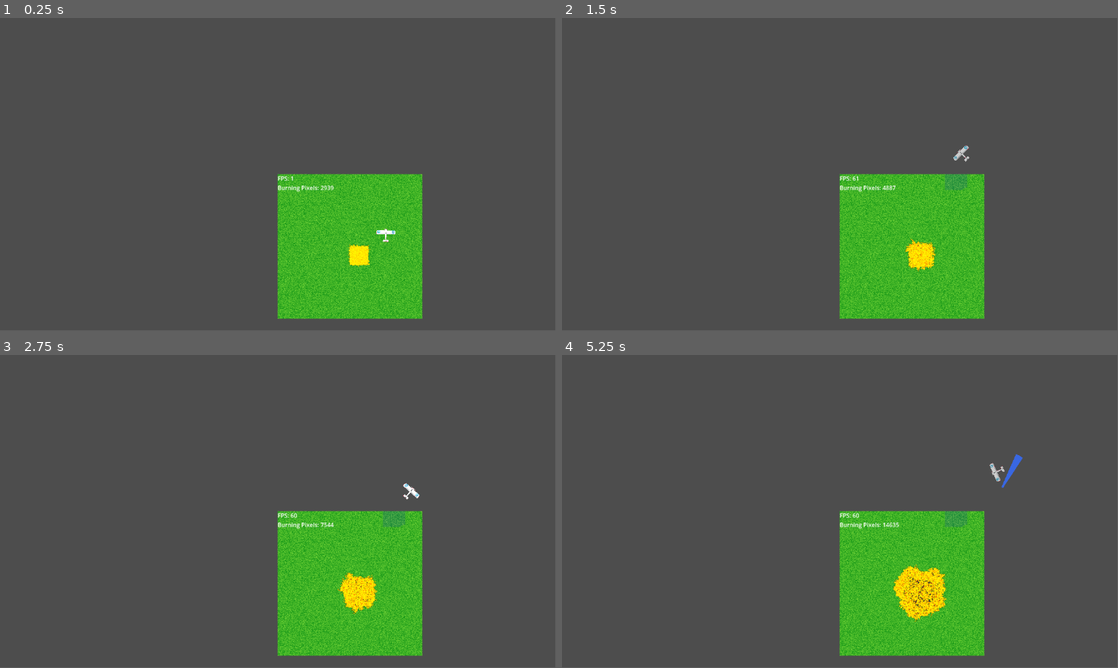
Above: before the commit, frames 1-4 (two rows, left to right).
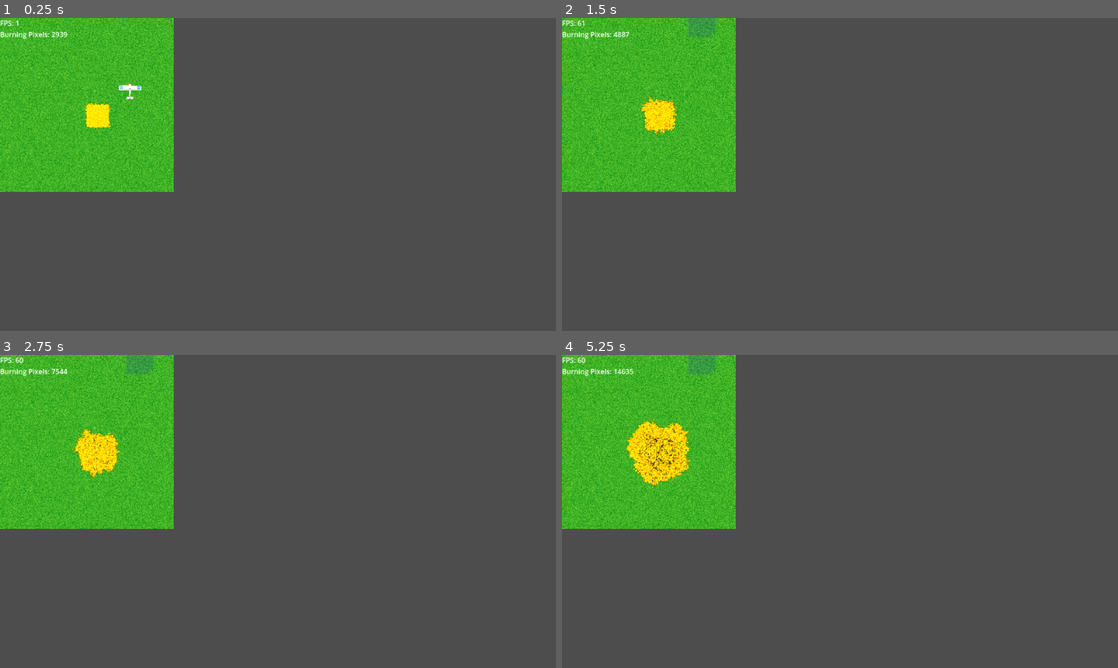
Above: after the commit, the same moments.

Repository: Levartar/2025-Brackeys-Game-Jam
Game: Godot game, scene res://scenes/game.tscn
Same seed, same stepped clock (60 frames per second), same inputs: the game is played once before the commit and once after it.
Inputs:
- Up to frame 1 (0.25 s): no input
- Up to frame 2 (1.5 s): hold D (right) 0.53-1.28 s; tap Space (deploy) at 0.6, 1.35 s; hold A (left) from 1.28 s (still down)
- Up to frame 3 (2.75 s): release A (left) at 2.03 s; hold D (right) from 2.03 s (still down); tap Space (deploy) at 2.1 s
- Up to frame 4 (5.25 s): tap Space (deploy) every 0.75 s from 2.85 to 5.1 s; release D (right) at 3.53 s; hold A (left) from 3.53 s (still down)
In our replay, the window is 799x449 before the commit and 800x450 after it. These sizes can differ from the game's own. Grey fills any space a smaller window leaves; there, only what the larger window draws over its background counts as a difference.

The runs differ from the first frame. In frame 1, 29% of the frame differs, in the area x 0-76%, y 0-97%; in frame 2, 30%; in frame 3, 30%; in frame 4, 30%, in the area x 0-83%, y 0-97%.

Commit message:
add smooth pixel scale shader

Diff:
--- a/project.godot
+++ b/project.godot
@@ -15,6 +15,13 @@
 config/features=PackedStringArray("4.5", "Mobile")
 run/max_fps=60
 config/icon="res://icon.svg"
+
+[display]
+
+window/size/viewport_width=960
+window/size/viewport_height=540
+window/stretch/mode="canvas_items"
+window/stretch/scale_mode="integer"
 
 [input]
 
--- a/scenes/fire_starter.tscn
+++ b/scenes/fire_starter.tscn
@@ -1,6 +1,12 @@
-[gd_scene load_steps=2 format=3 uid="uid://5prbvrhmbio6"]
+[gd_scene load_steps=5 format=3 uid="uid://bc6kn2bd5ise0"]
 
 [ext_resource type="Script" uid="uid://0dpeh4wg8o6f" path="res://scripts/fire_starter.gd" id="1_ek5vj"]
+[ext_resource type="Shader" uid="uid://uhj5pyrc014p" path="res://shaders/smooth_pixel.gdshader" id="2_i8saw"]
+
+[sub_resource type="ShaderMaterial" id="ShaderMaterial_xncx1"]
+shader = ExtResource("2_i8saw")
+
+[sub_resource type="PlaceholderTexture2D" id="PlaceholderTexture2D_ek5vj"]
 
 [node name="Node2D" type="Node2D"]
 script = ExtResource("1_ek5vj")
@@ -17,12 +23,15 @@
 size_flags_horizontal = 4
 
 [node name="EarthTexture" type="TextureRect" parent="Layers"]
+material = SubResource("ShaderMaterial_xncx1")
 layout_mode = 0
-offset_right = 40.0
-offset_bottom = 40.0
+offset_right = 400.0
+offset_bottom = 400.0
+texture = SubResource("PlaceholderTexture2D_ek5vj")
 
 [node name="FireTexture" type="TextureRect" parent="Layers"]
 z_index = 1
+material = SubResource("ShaderMaterial_xncx1")
 layout_mode = 0
 offset_right = 40.0
 offset_bottom = 40.0
--- a/scenes/game.tscn
+++ b/scenes/game.tscn
@@ -1,14 +1,24 @@
 [gd_scene load_steps=3 format=3 uid="uid://6bypeyngjdqj"]
 
 [ext_resource type="PackedScene" uid="uid://chmmcxfcwm47k" path="res://scenes/plane.tscn" id="1_uwrxv"]
-[ext_resource type="PackedScene" path="res://scenes/fire_starter.tscn" id="2_yqjtg"]
+[ext_resource type="PackedScene" uid="uid://bc6kn2bd5ise0" path="res://scenes/fire_starter.tscn" id="2_yqjtg"]
 
 [node name="Game" type="Node2D"]
 
-[node name="Camera2D" type="Camera2D" parent="."]
+[node name="Control" type="Control" parent="."]
+layout_mode = 3
+anchors_preset = 0
+offset_right = 40.0
+offset_bottom = 40.0
+
+[node name="Camera2D" type="Camera2D" parent="Control"]
 zoom = Vector2(0.75, 0.75)
+limit_left = 0
+limit_top = 0
+limit_right = 1920
+limit_bottom = 1080
 
-[node name="Terrain" parent="." instance=ExtResource("2_yqjtg")]
+[node name="Plane" parent="Control" instance=ExtResource("1_uwrxv")]
+position = Vector2(297.99997, 274)
 
-[node name="Plane" parent="." instance=ExtResource("1_uwrxv")]
-position = Vector2(297.99997, 274)
+[node name="Terrain" parent="Control" instance=ExtResource("2_yqjtg")]
--- /dev/null
+++ b/shaders/smooth_pixel.gdshader
@@ -0,0 +1,29 @@
+shader_type canvas_item;
+render_mode unshaded;
+
+// Texture must have 'Filter'-flag enabled!
+
+// Automatic smoothing
+// independent of geometry and perspective
+vec4 texturePointSmooth(sampler2D smp, vec2 uv, vec2 pixel_size)
+{
+	vec2 ddx = dFdx(uv);
+	vec2 ddy = dFdy(uv);
+	vec2 lxy = sqrt(ddx * ddx + ddy * ddy);
+
+	vec2 uv_pixels = uv / pixel_size;
+
+	vec2 uv_pixels_floor = round(uv_pixels) - vec2(0.5f);
+	vec2 uv_dxy_pixels = uv_pixels - uv_pixels_floor;
+
+	uv_dxy_pixels = clamp((uv_dxy_pixels - vec2(0.5f)) * pixel_size / lxy + vec2(0.5f), 0.0f, 1.0f);
+
+	uv = uv_pixels_floor * pixel_size;
+
+	return textureGrad(smp, uv + uv_dxy_pixels * pixel_size, ddx, ddy);
+}
+
+void fragment()
+{
+	COLOR = texturePointSmooth(TEXTURE, UV, TEXTURE_PIXEL_SIZE);
+}
Not shown, added: shaders/smooth_pixel.gdshader.uid
